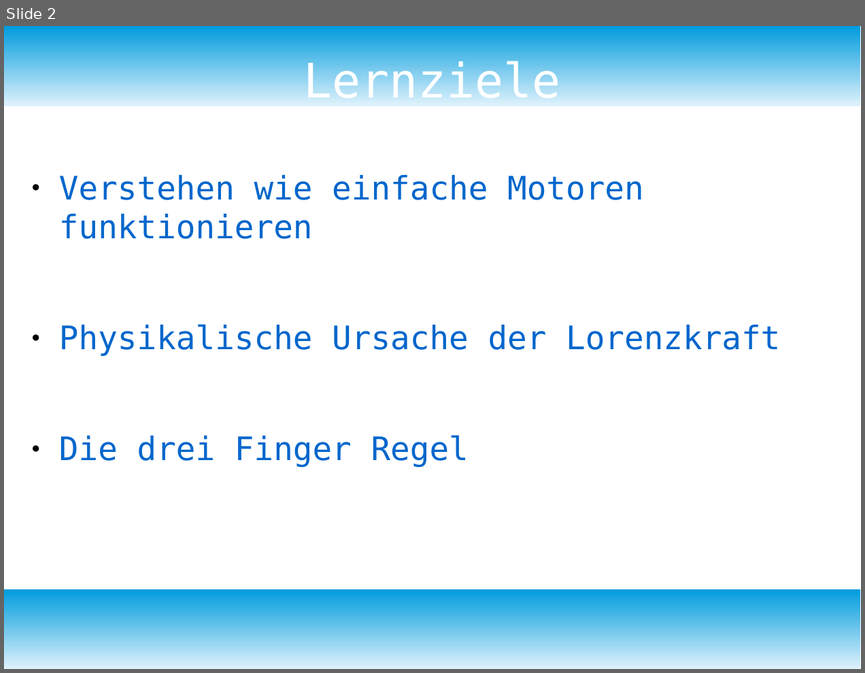
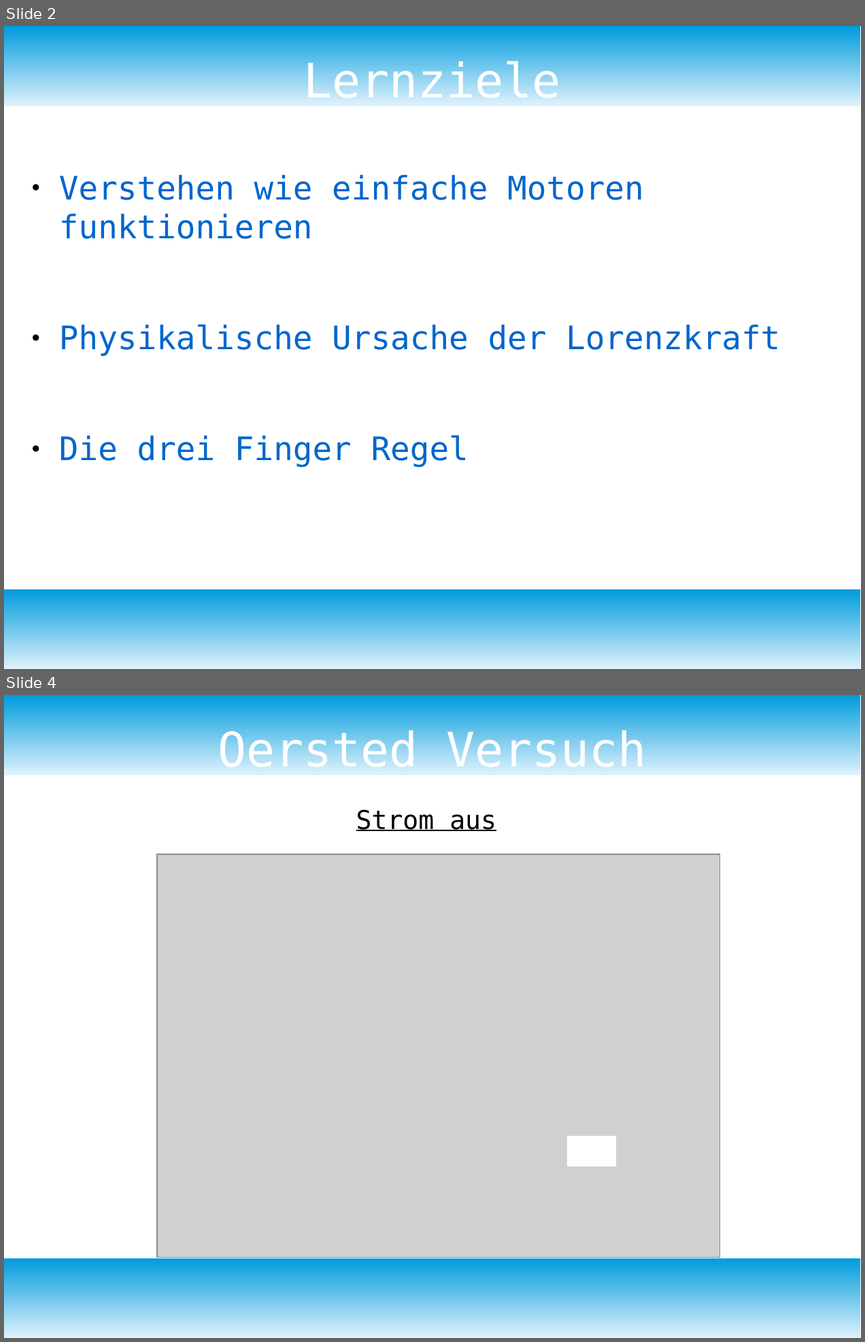
Before and after one commit to bearums/teaching, a slide deck: B5/physik/D12/2)Elektromagnetismus/05_HomopolarMotor/Homopolar_Motor.odp. Shown one above the other, each under a label of ours: slide 2 before the commit, slides 2 and 4 after it; the slides between them are not shown. The pictures are 865x673 and 865x1342 pixels, drawn with LibreOffice and Linux fonts; fonts in the diff are those of the drawing; grey boxes stand for pictures. Boxes give left, top, right and bottom in pixels: in the first picture for what was removed or moved away, otherwise in the second. Text is boxed around its words. In the diff, an @@ line names an element or a change of style, - is before the commit and + after.

```diff
--- a/B5/physik/D12/2)Elektromagnetismus/05_HomopolarMotor/Homopolar_Motor.odp
+++ b/B5/physik/D12/2)Elektromagnetismus/05_HomopolarMotor/Homopolar_Motor.odp
@@ slide 4 added at [4,695,861,1338], background #FFFFFF; not listed: 2 template elements that a slide beside it also shows @@
@@ title added at [218,728,647,777], 44 pt, text #FFFFFF @@
+Oersted Versuch
@@ text added at [356,809,496,831], 24 pt, text #000000, underline @@
+Strom aus
@@ picture added at [157,854,720,1258] @@
@@ rectangle added at [567,1136,616,1166], fill #FFFFFF @@
```
Also in this commit, not shown: 4 slides changed, 13 other slides added, 11 other files.
